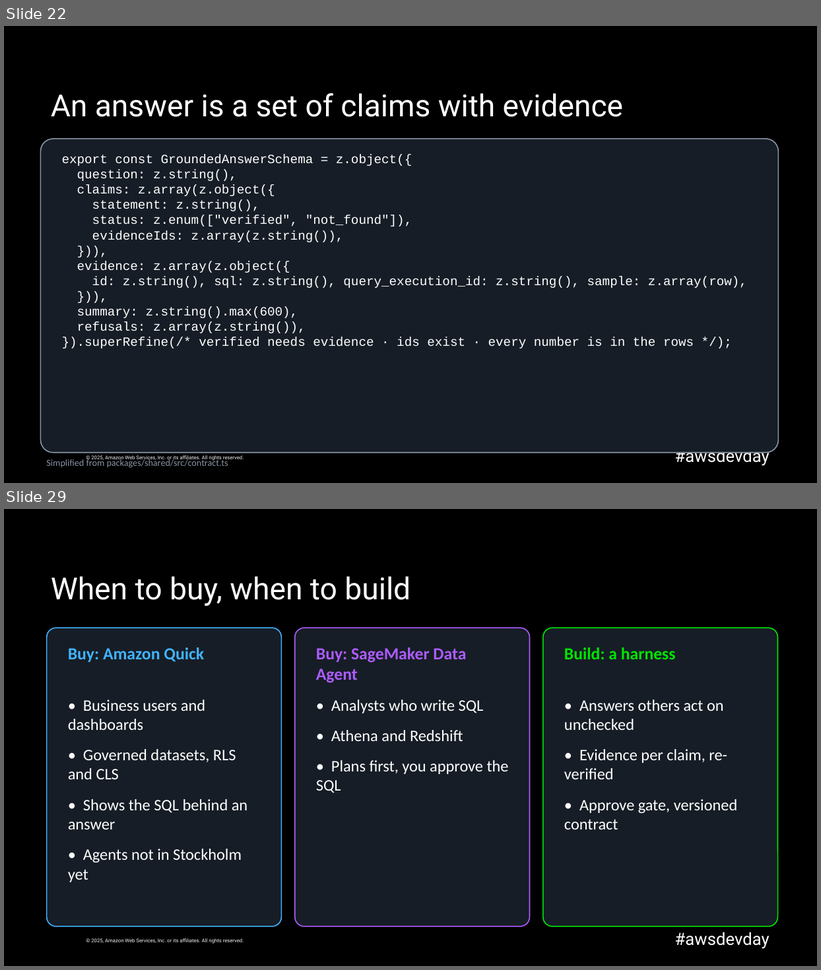
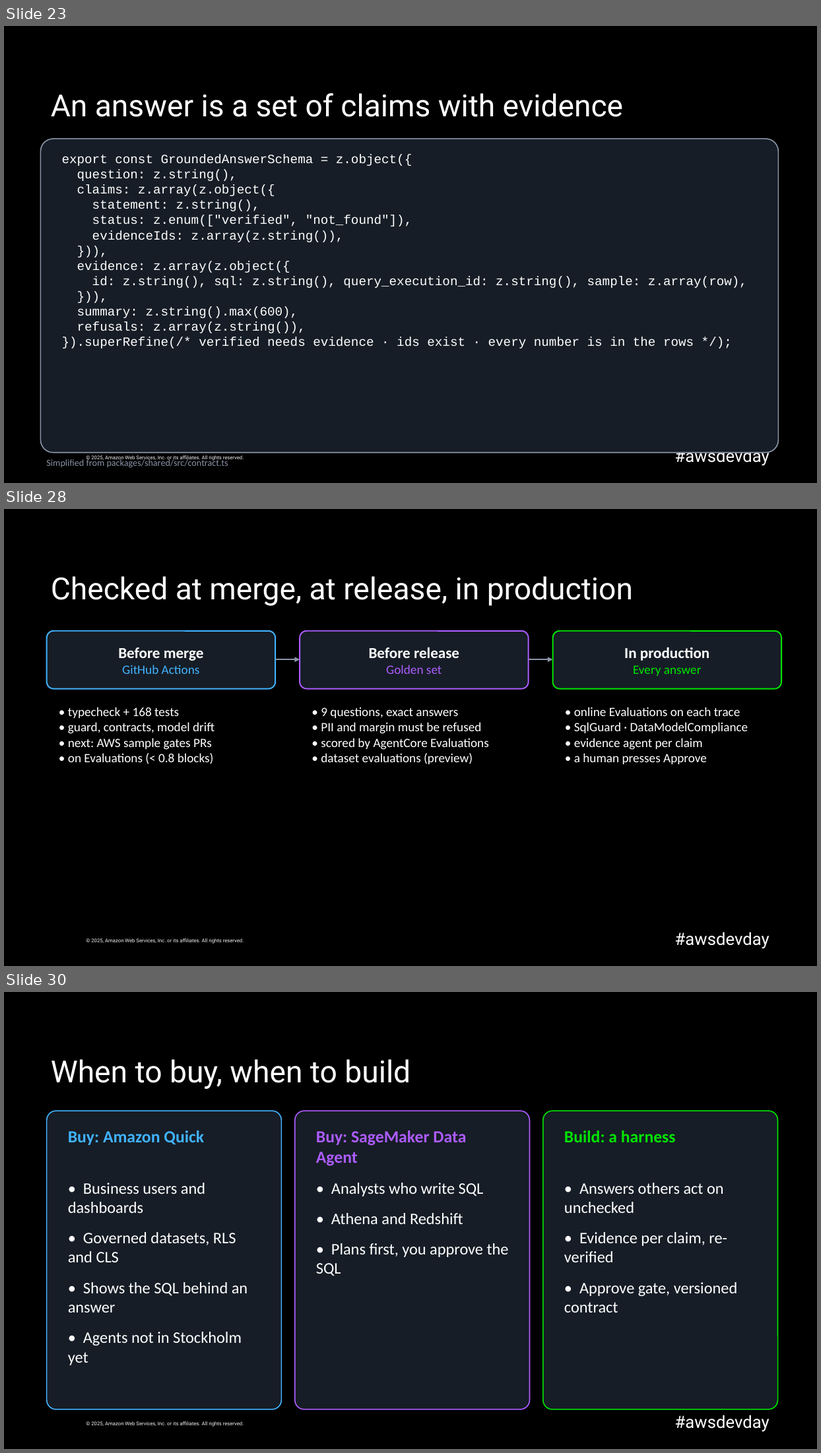
Before and after one commit to caroline-cah/lakehouse-harness, a slide deck: talk/harness-engineering-live.pptx. Shown one above the other, each under a label of ours: slides 22 and 29 before the commit, slides 23, 28 and 30 after it; the slides between them are not shown. The pictures are 821x970 and 821x1453 pixels, drawn with LibreOffice and Linux fonts; fonts in the diff are those of the drawing; background and template pictures are left out. Boxes give left, top, right and bottom in pixels: in the first picture for what was removed or moved away, otherwise in the second. Text is boxed around its words. In the diff, an @@ line names an element or a change of style, - is before the commit and + after.

```diff
--- a/talk/harness-engineering-live.pptx
+++ b/talk/harness-engineering-live.pptx
@@ slide 28 added at <box>4,509,817,966</box>, background #000000; not listed: 2 template elements that a slide beside it also shows @@
@@ title added at <box>51,576,633,606</box>, 36 pt, text #FFFFFF @@
+Checked at merge, at release, in production
@@ rounded rectangle added at <box>47,631,275,689</box>, fill #161D26, outline #41B3FF 1.5 pt, 15 pt, text #41B3FF @@
+Before merge
+GitHub Actions
@@ rounded rectangle added at <box>300,631,529,689</box>, fill #161D26, outline #AD5CFF 1.5 pt, 18 pt, text #FFFFFF, bold @@
+Before release
+Golden set
@@ rounded rectangle added at <box>553,631,781,689</box>, fill #161D26, outline #00E500 1.5 pt, 18 pt, text #FFFFFF, bold @@
+In production
+Every answer
@@ arrow added from (275, 659) to (300, 659), #8A94A6 1.75 pt @@
@@ arrow added from (529, 659) to (553, 659), #8A94A6 1.75 pt @@
@@ text added at <box>68,707,215,764</box>, 15 pt, text #FFFFFF @@
+• typecheck + 168 tests
+• guard, contracts, model drift
+• next: AWS sample gates PRs
+• on Evaluations (< 0.8 blocks)
@@ text added at <box>321,708,489,764</box>, 15 pt, text #FFFFFF @@
+• 9 questions, exact answers
+• PII and margin must be refused
+• scored by AgentCore Evaluations
+• dataset evaluations (preview)
@@ text added at <box>574,707,748,764</box>, 15 pt, text #FFFFFF @@
+• online Evaluations on each trace
+• SqlGuard · DataModelCompliance
+• evidence agent per claim
+• a human presses Approve
@@ what was slide 22 is now slide 23 @@
@@ what was slide 29 is now slide 30 @@
```
Also in this commit, not shown: 16 slides changed, 15 other slides added, 20 slides removed, 2 other files.
